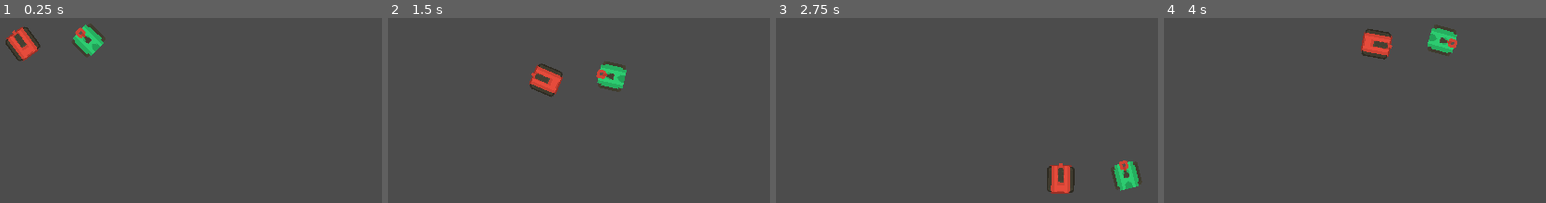
Above: before the commit, frames 1-4 (left to right).
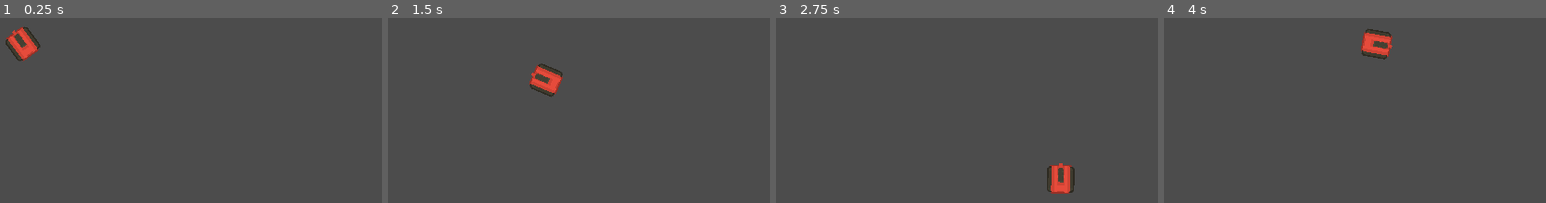
Above: after the commit, the same moments.

Repository: RuanSR/rogue-tank-game
Game: Godot game, scene res://src/Levels/TestLevel/View/TestArea.tscn
Two runs of this game, one before a commit and one after it. Both use one fixed random seed, a clock stepped at 60 frames per second and the inputs below. The engine's default icon, where the game draws it, is replaced by a stand-in: a white triangle on a blue panel in a dark square.
Inputs (mouse positions are in pixels of both pictures, inside the frame that each line leads up to):
- Up to frame 1 (0.25 s): no input
- Up to frame 2 (1.5 s): tap Enter at 0.5 s; move the mouse to (outside the picture) at 0.52 s; hold Right (ui_right) 0.53-1.28 s; move the mouse to (452, 42) at 1.27 s; hold Down (ui_down) from 1.28 s (still down)
- Up to frame 3 (2.75 s): move the mouse to (outside the picture) at 2.02 s; release Down (ui_down) at 2.03 s; hold Right (ui_right) from 2.03 s (still down)
- Up to frame 4 (4 s): move the mouse to (1339, 106) at 2.77 s; release Right (ui_right) at 2.78 s; hold Up (ui_up) 2.78-3.53 s; move the mouse to (outside the picture) at 3.52 s; hold Left (ui_left) from 3.53 s (still down)

The runs differ from the first frame. In frame 1, 1.0% of the frame differs, in the area x 18-28%, y 3-21%; in frame 2, 1.0%, in the area x 54-63%, y 23-40%; in frame 3, 1.0%; in frame 4, 1.0%.

Commit message:
feat: Criou InjectModel - Mecanismo de injecao de dempendencia para models
refactor: Refatorou TankBullet para uso do novo mecanismo de injecao de dependencia de models

Diff:
--- a/project.godot
+++ b/project.godot
@@ -13,6 +13,11 @@
 "class": "CommonPlayer",
 "language": "GDScript",
 "path": "res://src/Modules/PlayerTank/@Shared/common_player.gd"
+}, {
+"base": "Reference",
+"class": "InjectModel",
+"language": "GDScript",
+"path": "res://src/@Shared/InjectModel/inject_model.gd"
 }, {
 "base": "Reference",
 "class": "PlayerModel",
@@ -36,6 +41,7 @@
 } ]
 _global_script_class_icons={
 "CommonPlayer": "",
+"InjectModel": "",
 "PlayerModel": "",
 "PlayerPresenter": "",
 "TankBulletModel": "",
--- /dev/null
+++ b/src/@Shared/InjectModel/inject_model.gd
@@ -0,0 +1,32 @@
+class_name InjectModel
+
+const _models_dependency_injectable = {}
+
+static func load_model_dependency(viewer_node: Node, name_list_of_nodes_in_view: Array = []) -> void:
+	var dependency_dictionary: Dictionary = {}
+
+	var name_list_of_nodes: Array = []
+
+	var all_nodes_in_node_parent = viewer_node.get_children()
+	for node in all_nodes_in_node_parent:
+		name_list_of_nodes.append(node.get_name())
+
+	if (name_list_of_nodes_in_view.size() == 0):
+		for node_name in name_list_of_nodes:
+			dependency_dictionary.keys().append(node_name)
+			dependency_dictionary[node_name] = viewer_node.find_node(node_name)
+	else:
+		for node_name in name_list_of_nodes:
+			for name_of_node_model in name_list_of_nodes_in_view:
+				if (node_name == name_of_node_model):
+					dependency_dictionary.keys().append(name_of_node_model)
+					dependency_dictionary[name_of_node_model] = viewer_node.find_node(name_of_node_model)
+
+	_models_dependency_injectable.merge(dependency_dictionary)
+
+static func get_dependency(name_of_dep: String):
+	if (_models_dependency_injectable.has(name_of_dep)):
+		var dependecy = _models_dependency_injectable.get(name_of_dep)
+		_models_dependency_injectable.erase(name_of_dep)
+
+		return dependecy
--- a/src/Levels/TestLevel/View/TestArea.tscn
+++ b/src/Levels/TestLevel/View/TestArea.tscn
@@ -1,32 +1,13 @@
-[gd_scene load_steps=7 format=2]
+[gd_scene load_steps=5 format=2]
 
 [ext_resource path="res://src/Modules/PlayerTank/View/PlayerTank.tscn" type="PackedScene" id=1]
 [ext_resource path="res://src/Modules/PlayerTank/@Assets/tank_body/tankBody_darkLarge_outline.png" type="Texture" id=2]
 [ext_resource path="res://src/Modules/PlayerTank/@Assets/barrel/barrel_black_side.png" type="Texture" id=3]
-[ext_resource path="res://src/Modules/PlayerTank/@Assets/barrel/barrelBlack_top.png" type="Texture" id=4]
-[ext_resource path="res://src/Modules/PlayerTank/@Assets/tank_body/tankBody_green_outline.png" type="Texture" id=5]
 
 [sub_resource type="RectangleShape2D" id=1]
 extents = Vector2( 517.25, 14 )
 
 [node name="TestArea" type="Node2D"]
-
-[node name="Tank" parent="." instance=ExtResource( 1 )]
-position = Vector2( 337.467, 328.52 )
-rotation = -181.782
-
-[node name="TankBodySprite" parent="Tank" index="2"]
-texture = ExtResource( 5 )
-
-[node name="BarrelSkinManager" parent="Tank/TankBarrelNode2D" index="0"]
-path_skins = "res://src/Modules/PlayerTank/@Assets/barrel/"
-selected_index_texture = 0
-
-[node name="TankBarrelSprite" parent="Tank/TankBarrelNode2D" index="2"]
-texture = ExtResource( 4 )
-
-[node name="BulletShotSprite" parent="Tank/TankBarrelNode2D" index="3"]
-position = Vector2( 37, 0 )
 
 [node name="PlayerTank" parent="." instance=ExtResource( 1 )]
 position = Vector2( 246.467, 333.52 )
@@ -70,5 +51,4 @@
 position = Vector2( 520, 608 )
 shape = SubResource( 1 )
 
-[editable path="Tank"]
 [editable path="PlayerTank"]
--- a/src/Modules/PlayerTank/Model/tank_bullet_model.gd
+++ b/src/Modules/PlayerTank/Model/tank_bullet_model.gd
@@ -2,21 +2,25 @@
 
 const bullet_velocity: int = 400
 
-var bullet_collision_shape: CollisionShape2D
-var bullet_sprite: Sprite
-var bullet_visibility_notifier: VisibilityNotifier2D
+onready var bullet_collision_shape: CollisionShape2D
+onready var bullet_sprite: Sprite
+onready var bullet_visibility_notifier: VisibilityNotifier2D
+onready var bullet_smoke_particles: Particles2D
+onready var bullet_self_destruction_animation_player: AnimationPlayer
 
 var bullet_direction: Vector2 = Vector2(0, -1) setget set_bullet_direction
 var _is_live: bool = true setget set_bullet_state, get_bullet_state
 var _bullet_initial_position: Vector2
 
-func _init(bullet_collision_shape: CollisionShape2D, bullet_sprite: Sprite, bullet_visibility_notifier: VisibilityNotifier2D, bullet_direction: Vector2, bullet_initial_position: Vector2):
-	self.bullet_collision_shape = bullet_collision_shape
-	self.bullet_sprite = bullet_sprite
-	self.bullet_visibility_notifier = bullet_visibility_notifier
+func _init(bullet_direction: Vector2, bullet_initial_position: Vector2):
+	self.bullet_collision_shape = InjectModel.get_dependency("BulletCollisionShape")
+	self.bullet_sprite = InjectModel.get_dependency("BulletSprite")
+	self.bullet_visibility_notifier = InjectModel.get_dependency("BulletVisibilityNotifier")
+	self.bullet_smoke_particles = InjectModel.get_dependency("BulletSmokeParticles")
+	self.bullet_self_destruction_animation_player = InjectModel.get_dependency("BulletSelfDestructionAnimationPlayer")
+
 	self.bullet_direction = bullet_direction
 	_bullet_initial_position = bullet_initial_position
-
 
 func set_bullet_direction(new_direction: Vector2) -> void:
 	bullet_direction = new_direction
--- a/src/Modules/PlayerTank/Presenter/tank_bullet_presenter.gd
+++ b/src/Modules/PlayerTank/Presenter/tank_bullet_presenter.gd
@@ -4,12 +4,13 @@
 
 var _view: Area2D
 var _model: TankBulletModel
-var _common: CommonPlayer = CommonPlayer.new()
 
 func _init(tank_bullet_view: Area2D, bullet_direction: Vector2, bullet_initial_position: Vector2) -> void:
 	self._view = tank_bullet_view
 
-	_model = TankBulletModel.new(self._view.BulletCollisionShape2D, self._view.BulletSprite2D, self._view.BulletVisibilityNotifier2D, bullet_direction, bullet_initial_position)
+	InjectModel.load_model_dependency(self._view)
+
+	_model = TankBulletModel.new(bullet_direction, bullet_initial_position)
 
 func _reached_maximum_distance_limit(actual_position: Vector2, initial_position: Vector2, max_distance: int) -> bool:
 	return actual_position.distance_to(initial_position) >= max_distance
@@ -32,9 +33,9 @@
 
 func destroy_bullet() -> void:
 	_model.set_bullet_state(false)
-	_view.BulletSmokeParticles2D.set_emitting(false)
-	_view.BulletSprite2D.set_visible(false)
-	_view.BulletSelfDestructionAnimationPlayer.play("explode")
-	_view.set_monitoring(false)
-	yield(_view.BulletSelfDestructionAnimationPlayer,"animation_finished")
+	_model.bullet_smoke_particles.set_emitting(false)
+	_model.bullet_sprite.set_visible(false)
+	_model.bullet_self_destruction_animation_player.play("explode")
+	_view.set_deferred("set_monitoring", false)
+	yield(_model.bullet_self_destruction_animation_player,"animation_finished")
 	_view.queue_free()
--- a/src/Modules/PlayerTank/View/TankBullet.tscn
+++ b/src/Modules/PlayerTank/View/TankBullet.tscn
@@ -96,11 +96,11 @@
 collision_mask = 6
 script = ExtResource( 2 )
 
-[node name="BulletCollisionShape2D" type="CollisionShape2D" parent="."]
+[node name="BulletCollisionShape" type="CollisionShape2D" parent="."]
 rotation = 1.5708
 shape = SubResource( 1 )
 
-[node name="BulletSmokeParticles2D" type="Particles2D" parent="."]
+[node name="BulletSmokeParticles" type="Particles2D" parent="."]
 position = Vector2( -10, 0 )
 amount = 15
 lifetime = 0.3
@@ -108,11 +108,11 @@
 process_material = SubResource( 6 )
 texture = ExtResource( 3 )
 
-[node name="BulletSprite2D" type="Sprite" parent="."]
+[node name="BulletSprite" type="Sprite" parent="."]
 rotation = 1.5708
 texture = ExtResource( 1 )
 
-[node name="BulletVisibilityNotifier2D" type="VisibilityNotifier2D" parent="."]
+[node name="BulletVisibilityNotifier" type="VisibilityNotifier2D" parent="."]
 position = Vector2( -5.96046e-08, 5.96046e-08 )
 scale = Vector2( 0.4, 0.3 )
 
@@ -125,4 +125,4 @@
 anims/explode = SubResource( 8 )
 
 [connection signal="body_entered" from="." to="." method="_on_TankBullet_body_entered"]
-[connection signal="screen_exited" from="BulletVisibilityNotifier2D" to="." method="_on_BulletVisibilityNotifier2D_screen_exited"]
+[connection signal="screen_exited" from="BulletVisibilityNotifier" to="." method="_on_BulletVisibilityNotifier2D_screen_exited"]
--- a/src/Modules/PlayerTank/View/tank_bullet_view.gd
+++ b/src/Modules/PlayerTank/View/tank_bullet_view.gd
@@ -3,17 +3,10 @@
 var _presenter: TankBulletPresenter
 var _common_player: CommonPlayer
 
-onready var BulletCollisionShape2D: CollisionShape2D = $BulletCollisionShape2D
-onready var BulletSprite2D: Sprite = $BulletSprite2D
-onready var BulletVisibilityNotifier2D: VisibilityNotifier2D = $BulletVisibilityNotifier2D
-onready var BulletSmokeParticles2D: Particles2D = $BulletSmokeParticles2D
-onready var BulletSelfDestructionAnimationPlayer: AnimationPlayer = $BulletSelfDestructionAnimationPlayer
-
 onready var bullet_direction: Vector2
 onready var parent_reference: String
 onready var bullet_initial_position: Vector2 = global_position
 
-var live: bool = true
 
 func _ready() -> void:
 	_presenter = TankBulletPresenter.new(self, self.bullet_direction, global_position)
Not shown, changed: .gitignore
